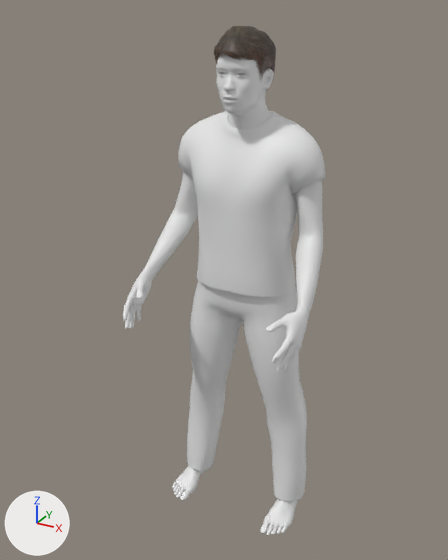
One commit to the glTF model public/modelos/hombre.glb: the scene before it, then after it.
The view is the same before and after, from a 50 mm lens placed at (0.888, -1.797, 1.793), pointed at (-0.038, -0.113, 0.952). Arrows for +X, +Y and +Z are at lower left; the lights stay in place. The first picture is the older version.

Names of what the first picture shows: 'camiseta', 'cuerpo', 'pantalon', 'pelo'.
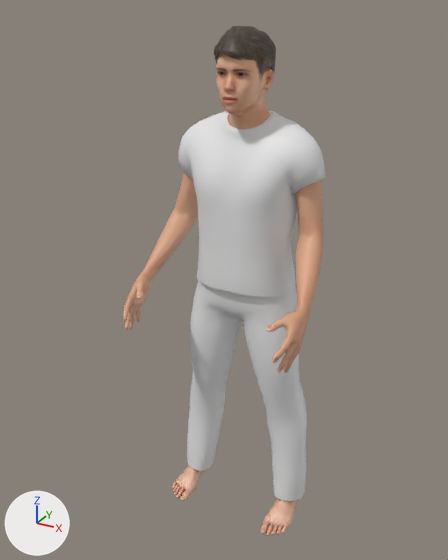
Where the change shows, as pixel boxes [x1, y1, x2, y2] in the pictures (448 x 560 px):
'cuerpo', surface changed
    both: [123, 54, 323, 536]

What changed in the scene script:
```text
Add img_young_lightskinned_male_diffuse:
    img_young_lightskinned_male_diffuse = load_image('young_lightskinned_male_diffuse', '_unpacked/young_lightskinned_male_diffuse', 1024, 1024, 'sRGB')
Change mat_piel:
    remove mat_piel.base_color = (0.8, 0.8, 0.8)  # white #e7e7e7
    add mat_piel.texture = img_young_lightskinned_male_diffuse
```
